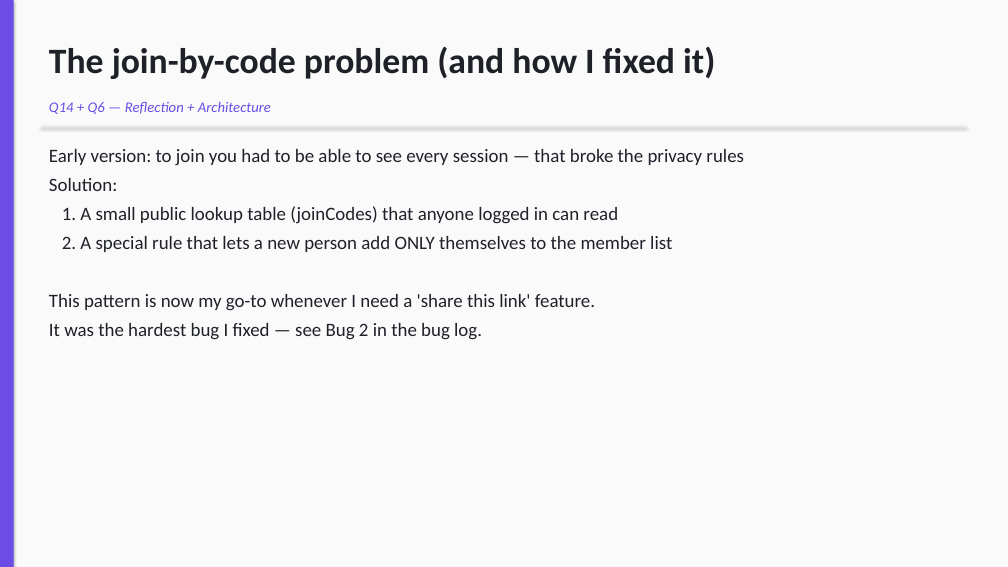
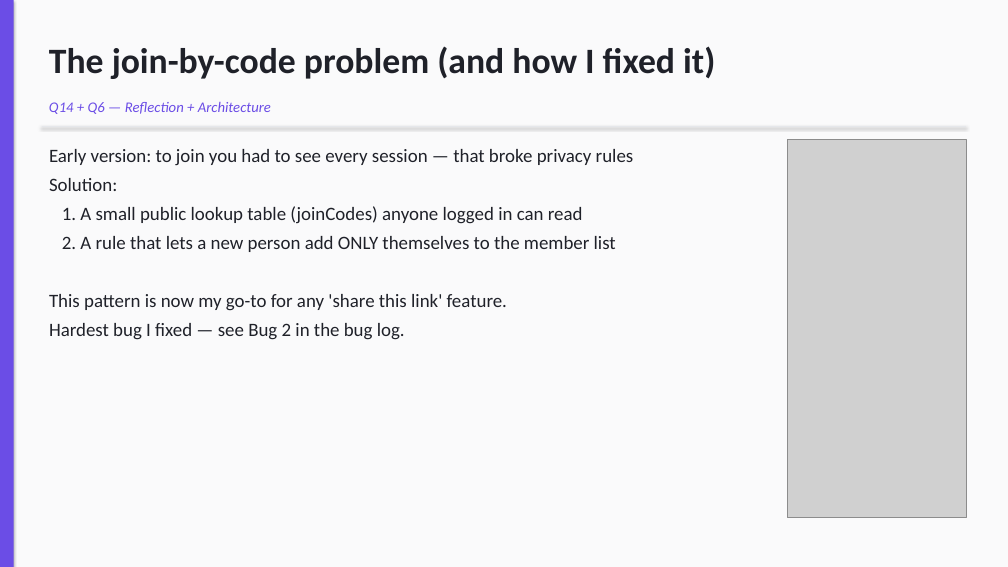
Before and after one commit to Tmaku18/vibzcheck-project2, a slide deck: slide 7 of submission/Vibzcheck_Presentation.pptx. Drawn at 1008x567 pixels with LibreOffice and Linux fonts; fonts in the diff are those of the drawing; grey boxes stand for pictures. Boxes give left, top, right and bottom in pixels: in the first picture for what was removed or moved away, otherwise in the second. Text is boxed around its words. In the diff, an @@ line names an element or a change of style, - is before the commit and + after.

Commit message:
docs(presentation): embed 6 real-app screenshots into slides 2, 6, 7, 9, 11, 12, 13, 15 with auto-shrinking body layout

```diff
--- a/submission/Vibzcheck_Presentation.pptx
+++ b/submission/Vibzcheck_Presentation.pptx
@@ text at [49, 149, 634, 166]: text changed @@
-Early version: to join you had to be able to see every session — that broke the privacy rules
+Early version: to join you had to see every session — that broke privacy rules
@@ picture added at [788, 140, 966, 518] @@
@@ text at [49, 206, 616, 340]: text changed @@
-1. A small public lookup table (joinCodes) that anyone logged in can read
-2. A special rule that lets a new person add ONLY themselves to the member list
-This pattern is now my go-to whenever I need a 'share this link' feature.
-It was the hardest bug I fixed — see Bug 2 in the bug log.
+1. A small public lookup table (joinCodes) anyone logged in can read
+2. A rule that lets a new person add ONLY themselves to the member list
+This pattern is now my go-to for any 'share this link' feature.
+Hardest bug I fixed — see Bug 2 in the bug log.
```
Also in this commit, not shown: 7 other slides changed, 7 other files.
